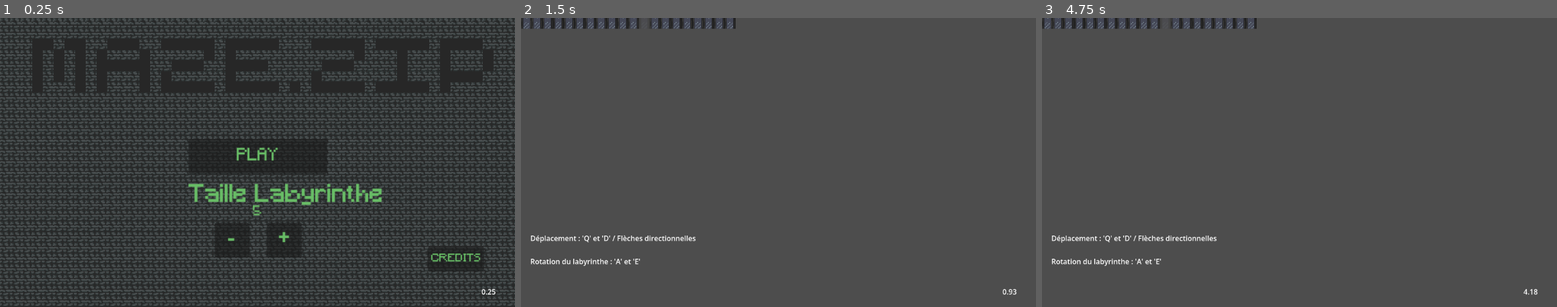
Above: before the commit, frames 1-3 (left to right).
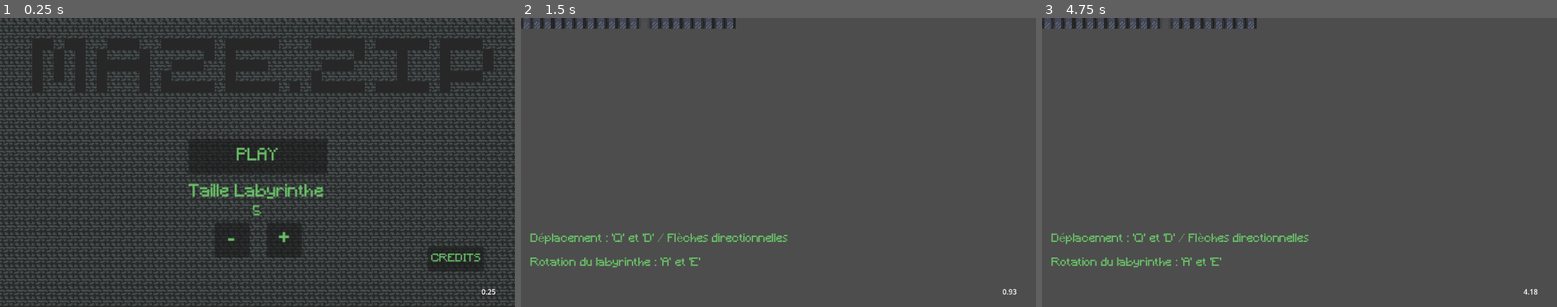
Above: after the commit, the same moments.

Repository: RomanHlt/gameJamInsash
Game: Godot game, scene res://Nodes/main.tscn
Same seed, same stepped clock (60 frames per second), same inputs: the game is played once before the commit and once after it. The engine's default icon, where the game draws it, is replaced by a stand-in: a white triangle on a blue panel in a dark square.
Inputs:
- Up to frame 1 (0.25 s): no input
- Up to frame 2 (1.5 s): click "PLAY" at 0.5 s; hold E (rotate_right) from 1.28 s (still down); hold Space (interact) from 1.28 s (still down)
- Up to frame 3 (4.75 s): release E (rotate_right) at 2.03 s; release Space (interact) at 2.03 s; hold A (rotate_left) 2.03-2.78 s; tap Space (interact) at 2.1, 3.6 s; hold Space (interact) 2.78-3.53 s; hold E (rotate_right) 2.78-4.28 s; hold A (rotate_left) from 4.28 s (still down); hold Space (interact) from 4.28 s (still down)

The runs differ from the first frame. In frame 1, 1.3% of the frame differs, in the area x 36-75%, y 57-65%; in frame 2, 1.3%; in frame 3, 1.3%.

Commit message:
mise en page table carto et commandes

Diff:
--- a/Nodes/map.tscn
+++ b/Nodes/map.tscn
@@ -7,6 +7,7 @@
 [ext_resource type="Texture2D" uid="uid://bsrqosgp7yuec" path="res://TexturePack/DungeonAssets/dungeonSpritePack_Divided/walls2.png" id="3_u6qu4"]
 [ext_resource type="Texture2D" uid="uid://1k5dfik28vey" path="res://TexturePack/DungeonAssets/dungeonSpritePack.png" id="3_w0csw"]
 [ext_resource type="PackedScene" uid="uid://2xsy723m5x07" path="res://Nodes/tablecartographie.tscn" id="5_cc1n3"]
+[ext_resource type="LabelSettings" uid="uid://2hknt0r0wsdj" path="res://TexturePack/new_label_settings.tres" id="8_5vequ"]
 
 [sub_resource type="TileSetAtlasSource" id="TileSetAtlasSource_rb5ux"]
 texture = ExtResource("2_w0csw")
@@ -302,3 +303,4 @@
 text = "Déplacement : 'Q' et 'D' / Flèches directionnelles
 
 Rotation du labyrinthe : 'A' et 'E'"
+label_settings = ExtResource("8_5vequ")
--- a/Nodes/tablecartographie.tscn
+++ b/Nodes/tablecartographie.tscn
@@ -5,6 +5,7 @@
 [ext_resource type="Texture2D" uid="uid://bmkclo5tiu7ys" path="res://TexturePack/DungeonAssets/table consultation map2.png" id="3_1rpyo"]
 [ext_resource type="Texture2D" uid="uid://dhu2xarw7v4jp" path="res://TexturePack/DungeonAssets/table consultation map3.png" id="4_kbgo4"]
 [ext_resource type="Texture2D" uid="uid://b2xlyabgaltjq" path="res://TexturePack/DungeonAssets/table consultation map4.png" id="5_5lyui"]
+[ext_resource type="LabelSettings" uid="uid://2hknt0r0wsdj" path="res://TexturePack/new_label_settings.tres" id="6_1rpyo"]
 
 [sub_resource type="SpriteFrames" id="SpriteFrames_uyaq3"]
 animations = [{
@@ -51,12 +52,14 @@
 offset_right = 40.0
 offset_bottom = 23.0
 text = "SPACE pour utiliser."
+label_settings = ExtResource("6_1rpyo")
 
 [node name="Stop" type="Label" parent="." unique_id=826363585]
 visible = false
 offset_right = 40.0
 offset_bottom = 23.0
 text = "Vous avez déjà utilisé cette table de cartographie, sa magie est épuisée."
+label_settings = ExtResource("6_1rpyo")
 
 [connection signal="body_entered" from="Area2D" to="." method="_on_area_2d_body_entered"]
 [connection signal="body_exited" from="Area2D" to="." method="_on_area_2d_body_exited"]
--- a/TexturePack/new_label_settings.tres
+++ b/TexturePack/new_label_settings.tres
@@ -3,6 +3,7 @@
 [ext_resource type="FontFile" uid="uid://hicenifby5af" path="res://TexturePack/minecraft/Minecraft.ttf" id="1_1l204"]
 
 [resource]
+line_spacing = 1.0
 font = ExtResource("1_1l204")
-font_size = 36
+font_size = 25
 font_color = Color(0.40784314, 0.7411765, 0.4, 1)
